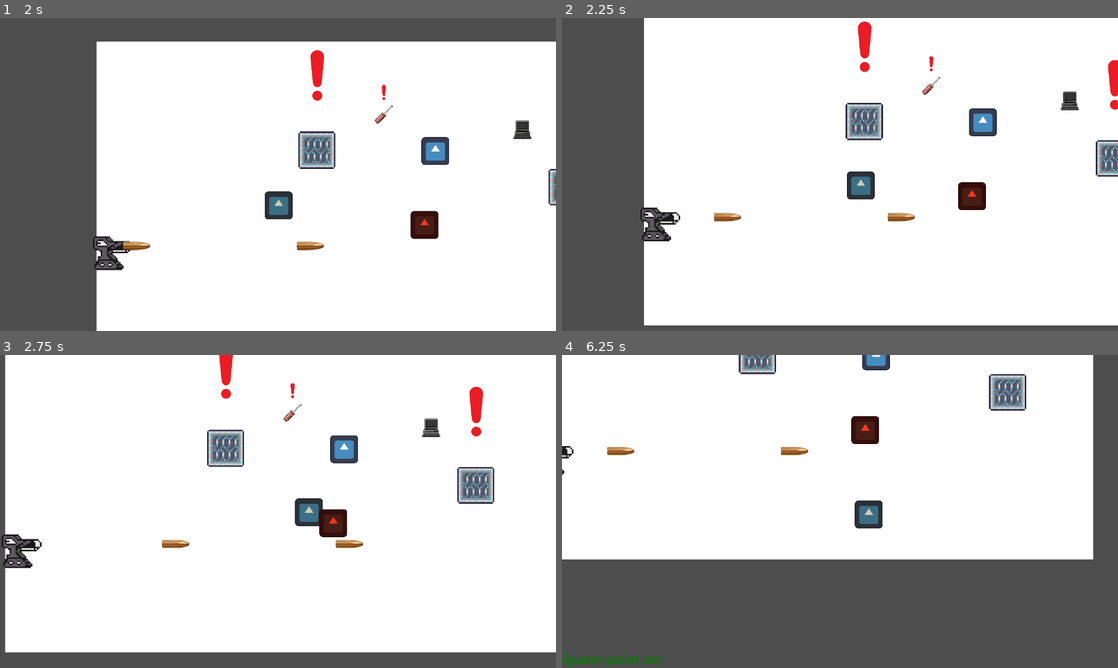
Above: before the commit, frames 1-4 (two rows, left to right).
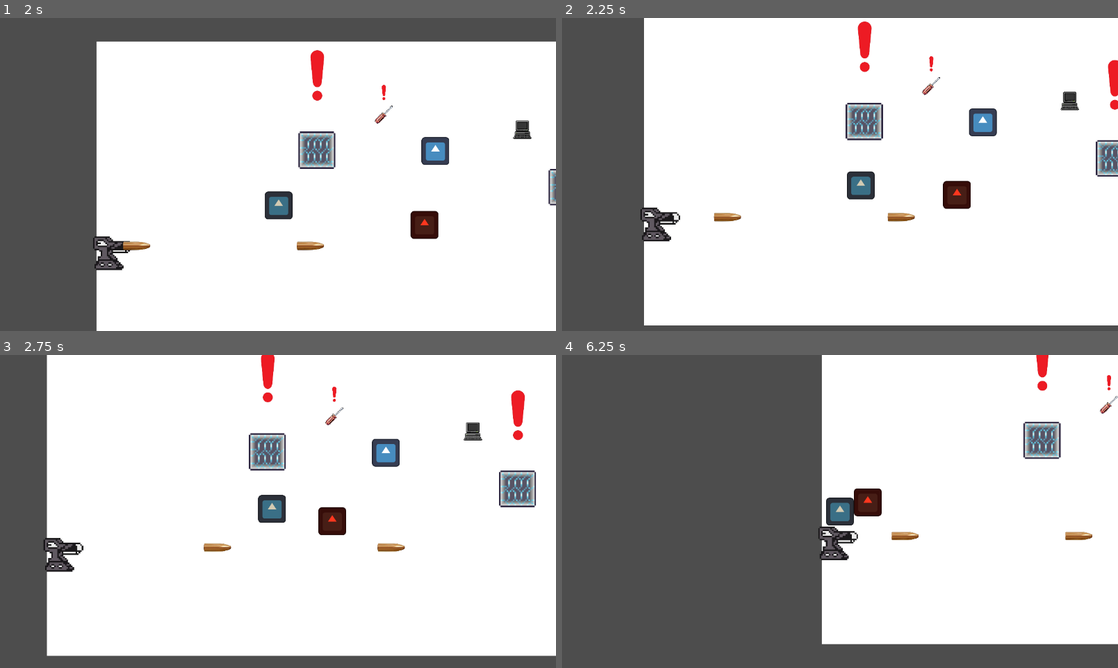
Above: after the commit, the same moments.

Repository: randellsoteo/PixelRig-Showcase
Game: Godot game, scene res://world.tscn
The game is run twice, just before and just after one commit, with the same random seed, the same clock (stepped at 60 frames per second) and the same inputs. The engine's default icon, where the game draws it, is replaced by a stand-in: a white triangle on a blue panel in a dark square.
Inputs:
- Up to frame 1 (2 s): tap Enter (ui_accept) at 0.5, 0.77, 1.52 s; hold D (Right) 0.53-1.28 s; tap E (Interact) at 0.6, 1.35 s; hold S (Down) from 1.28 s (still down)
- Up to frame 2 (2.25 s): release S (Down) at 2.03 s; hold D (Right) from 2.03 s (still down); tap E (Interact) at 2.1 s
- Up to frame 3 (2.75 s): keep holding D (Right)
- Up to frame 4 (6.25 s): release D (Right) at 2.78 s; hold W (Up) 2.78-3.53 s; tap E (Interact) every 0.75 s from 2.85 to 5.85 s; tap Enter (ui_accept) at 3.02, 3.77, 4.52, 6.02 s; hold A (Left) 3.53-5.03 s; hold S (Down) 5.03-5.78 s; hold D (Right) from 5.78 s (still down)

Frame 1 is identical in both runs. In frame 2, 0.5% of the frame differs, in the area x 68-77%, y 52-62%; in frame 3, 16%; in frame 4, 52%, in the area x 0-100%, y 0-100%.
Error before the commit: Invalid assignment of property or key 'shape' with value of type 'CircleShape2D' on a base object of type 'null instance'. (res://hostile.gd:13)

Commit message:
added hostile movement, damage, and player knockback

Diff:
--- a/pixelrig-ai/hostile.gd
+++ b/pixelrig-ai/hostile.gd
@@ -1,29 +1,69 @@
 extends CharacterBody2D
 
-@export var speed: float = 450.0   # slightly faster than player (400)
-@export var detection_radius: float = 200.0
+@export var speed: float = 380.0
+@export var detection_radius: float = 600.0
+@export var knockback_force: float = 400.0
+@export var attack_cooldown: float = 1.0  # seconds between attacks
 
 @onready var detection_area: Area2D = $DetectionArea
+@onready var detection_shape: CollisionShape2D = $DetectionArea/CollisionShape2D
+
 var target: Node = null
+var can_attack: bool = true
+var cooldown_timer: Timer
 
 func _ready():
-	# Make sure detection radius matches exported variable
+	# Detection shape
 	var shape = CircleShape2D.new()
 	shape.radius = detection_radius
-	$DetectionArea/CollisionShape2D.shape = shape
+	detection_shape.shape = shape
 
 	# Connect signals
 	detection_area.body_entered.connect(_on_body_entered)
 	detection_area.body_exited.connect(_on_body_exited)
 
+	# Setup cooldown timer
+	cooldown_timer = Timer.new()
+	cooldown_timer.one_shot = true
+	add_child(cooldown_timer)
+	cooldown_timer.timeout.connect(_on_attack_ready)
+
 func _physics_process(delta: float) -> void:
-	if target:
+	if target and can_attack:
+		var dist = global_position.distance_to(target.global_position)
+		var factor = clamp(1.0 - (dist / detection_radius), 0.3, 1.0)
 		var direction = (target.global_position - global_position).normalized()
-		velocity = direction * speed
-		move_and_slide()
+		velocity = direction * speed * factor
+
+		# Detect collision with move_and_collide
+		var collision = move_and_collide(velocity * delta)
+		if collision:
+			if collision.get_collider().name == "Player":
+				_attack(collision.get_collider())
 	else:
 		velocity = Vector2.ZERO
 		move_and_slide()
+
+func _attack(player: Node) -> void:
+	if not can_attack:
+		return
+	can_attack = false  # stop further attacks until cooldown
+	velocity = Vector2.ZERO
+
+	# Apply damage
+	if player.has_method("take_damage"):
+		player.take_damage(1)
+
+	# Knockback
+	if player.has_method("apply_knockback"):
+		var dir = (player.global_position - global_position).normalized()
+		player.apply_knockback(dir, knockback_force)
+
+	# Start cooldown
+	cooldown_timer.start(attack_cooldown)
+
+func _on_attack_ready():
+	can_attack = true
 
 func _on_body_entered(body: Node) -> void:
 	if body.name == "Player":
@@ -32,8 +72,3 @@
 func _on_body_exited(body: Node) -> void:
 	if body == target:
 		target = null
-
-func _on_Hostile_body_entered(body: Node) -> void:
-	# Collision with Player (not just detection)
-	if body.name == "Player" and body.has_method("take_damage"):
-		body.take_damage(1)
--- a/pixelrig-ai/hostile.tscn
+++ b/pixelrig-ai/hostile.tscn
@@ -1,10 +1,16 @@
-[gd_scene load_steps=4 format=3 uid="uid://drylj2ljl71ai"]
+[gd_scene load_steps=6 format=3 uid="uid://drylj2ljl71ai"]
 
 [ext_resource type="Texture2D" uid="uid://hdy2k00in2tp" path="res://icon.svg" id="1_iy37f"]
 [ext_resource type="Script" uid="uid://blme3mphwsc6y" path="res://hostile.gd" id="1_xyycg"]
 
+[sub_resource type="RectangleShape2D" id="RectangleShape2D_xyycg"]
+size = Vector2(128, 128)
+
 [sub_resource type="CircleShape2D" id="CircleShape2D_t8igv"]
-radius = 72.4431
+radius = 682.047
+
+[sub_resource type="CircleShape2D" id="CircleShape2D_xyycg"]
+radius = 92.0
 
 [node name="CharacterBody2D" type="CharacterBody2D"]
 scale = Vector2(0.5, 0.5)
@@ -14,7 +20,16 @@
 modulate = Color(1, 0.215686, 0.117647, 1)
 texture = ExtResource("1_iy37f")
 
-[node name="CollisionShape2D" type="CollisionShape2D" parent="Sprite2D"]
+[node name="CollisionShape2D" type="CollisionShape2D" parent="."]
+shape = SubResource("RectangleShape2D_xyycg")
+
+[node name="DetectionArea" type="Area2D" parent="."]
+
+[node name="CollisionShape2D" type="CollisionShape2D" parent="DetectionArea"]
+modulate = Color(0, 1, 1, 1)
 shape = SubResource("CircleShape2D_t8igv")
 
-[node name="Area2D" type="Area2D" parent="Sprite2D/CollisionShape2D"]
+[node name="Hitbox" type="Area2D" parent="."]
+
+[node name="CollisionShape2D" type="CollisionShape2D" parent="Hitbox"]
+shape = SubResource("CircleShape2D_xyycg")
--- a/pixelrig-ai/player.gd
+++ b/pixelrig-ai/player.gd
@@ -3,8 +3,19 @@
 @export var speed: float = 400.0
 @export var interact_distance: float = 50.0
 
-var can_move: bool = true  # blocks movement when true
-var health: int = 3  # starting HP
+var can_move: bool = true
+var health: int = 3
+
+var stun_timer: Timer
+var knockback_vector: Vector2 = Vector2.ZERO
+var knockback_time: float = 0.0
+var knockback_duration: float = 0.2  # how long knockback lasts
+
+func _ready():
+	stun_timer = Timer.new()
+	stun_timer.one_shot = true
+	add_child(stun_timer)
+	stun_timer.timeout.connect(_on_stun_end)
 
 func take_damage(amount: int) -> void:
 	health -= amount
@@ -15,21 +26,36 @@
 
 func die() -> void:
 	print("💀 Player is dead")
-
-	# Reset health
 	health = 3
-
-	# Find the world and call respawn
 	var world = get_tree().current_scene
 	if world and world.has_method("respawn_player"):
 		world.respawn_player()
 
+func apply_knockback(direction: Vector2, force: float) -> void:
+	knockback_vector = direction.normalized() * force
+	knockback_time = knockback_duration
+
+func stun(duration: float) -> void:
+	can_move = false
+	stun_timer.start(duration)
+
+func _on_stun_end() -> void:
+	can_move = true
+
 func _physics_process(delta):
-	if not can_move:
-		velocity = Vector2.ZERO
+	# 🔹 If knockback active, override velocity
+	if knockback_time > 0:
+		velocity = knockback_vector
+		knockback_time -= delta
 		move_and_slide()
 		return
 
+	# 🔹 If stunned, don't process input
+	if not can_move:
+		move_and_slide()
+		return
+
+	# 🔹 Normal movement
 	var input_vector = Input.get_vector("Left", "Right", "Up", "Down")
 	velocity = input_vector * speed
 	move_and_slide()
--- a/pixelrig-ai/world.tscn
+++ b/pixelrig-ai/world.tscn
@@ -97,6 +97,7 @@
 position = Vector2(640, 720)
 
 [node name="CollisionShape2D" type="CollisionShape2D" parent="Room/WallBottom"]
+position = Vector2(35, 214)
 shape = SubResource("RectangleShape2D_tlwt5")
 
 [node name="WallLeft" type="StaticBody2D" parent="Room"]
@@ -109,6 +110,7 @@
 position = Vector2(1280, 360)
 
 [node name="CollisionShape2D" type="CollisionShape2D" parent="Room/WallRight"]
+position = Vector2(206, 2)
 shape = SubResource("RectangleShape2D_036b0")
 
 [node name="Terminal" parent="." instance=ExtResource("4_aqk2v")]
